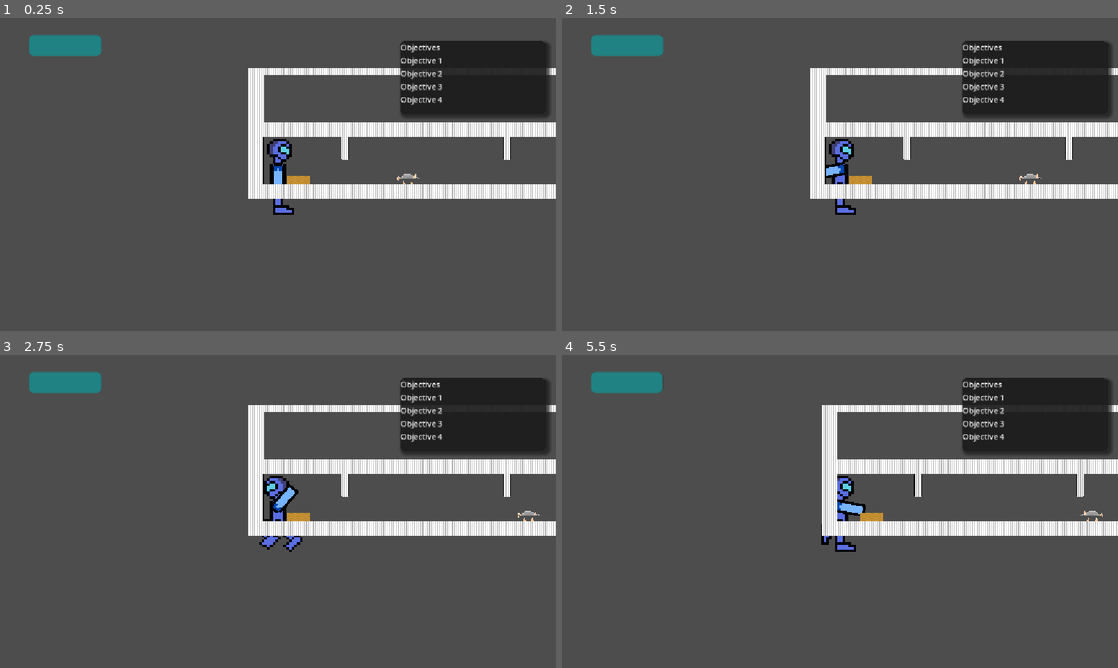
Above: before the commit, frames 1-4 (two rows, left to right).
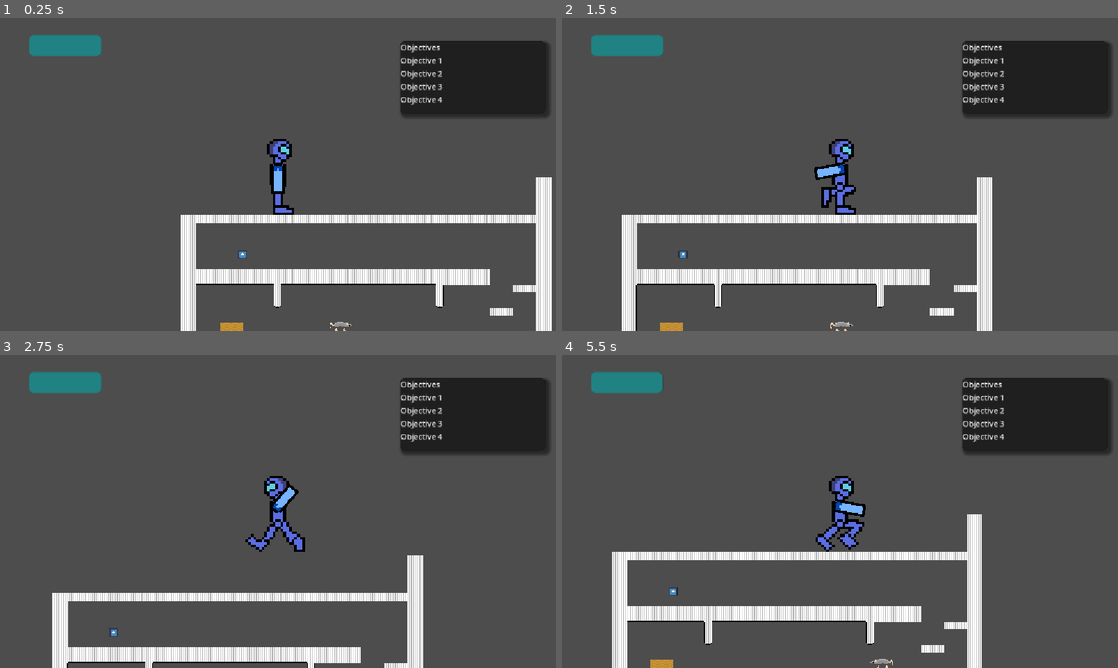
Above: after the commit, the same moments.

Repository: Milo-Griffiths/GameJam-Time
Game: Godot game, scene res://scenes/levels/Level3.tscn
The game is run twice, just before and just after one commit, with the same random seed, the same clock (stepped at 60 frames per second) and the same inputs. This scene is started directly instead of the project's main scene. The engine's default icon, where the game draws it, is replaced by a stand-in: a white triangle on a blue panel in a dark square.
Inputs (mouse positions are in pixels of both pictures, inside the frame that each line leads up to):
- Up to frame 1 (0.25 s): no input
- Up to frame 2 (1.5 s): move the mouse to (962, 158) at 0.52 s; hold Right (right) from 0.53 s (still down); tap Up (up) at 0.6, 0.77, 1.07 s; move the mouse to (728, 190) at 1.27 s; tap Q (Interact) at 1.35 s
- Up to frame 3 (2.75 s): tap Up (up) at 1.52, 1.55, 1.82, 2.3 s; move the mouse to (333, 442) at 2.02 s; release Right (right) at 2.03 s; hold A (left) from 2.03 s (still down); click (333, 442) at 2.1 s
- Up to frame 4 (5.5 s): move the mouse to (812, 574) at 2.77 s; release A (left) at 2.78 s; hold Right (right) 2.78-4.28 s; tap Up (up) at 2.85, 3.02, 3.32, 3.77, 3.8, 4.07, 4.52, 4.55, 4.82, 5.1 s; move the mouse to (1006, 558) at 3.52 s; hold Q (Interact) 3.53-4.28 s; move the mouse to (673, 464) at 4.27 s; hold A (left) 4.28-5.03 s; click (673, 464) at 4.35 s; move the mouse to (867, 511) at 5.02 s; hold Right (right) from 5.03 s (still down)

The runs differ from the first frame. In frame 1, 14% of the frame differs, in the area x 32-100%, y 16-100%; in frame 2, 14%; in frame 3, 14%; in frame 4, 14%.

Commit message:
added stasis

Diff:
--- a/scenes/levels/Level1.tscn
+++ b/scenes/levels/Level1.tscn
@@ -4,6 +4,7 @@
 [ext_resource type="Script" uid="uid://b8k1673xxvj4t" path="res://scripts/Level1Manager.gd" id="1_fh0io"]
 [ext_resource type="PackedScene" uid="uid://d2cqe4xbq701h" path="res://scenes/player.tscn" id="2_j08sa"]
 [ext_resource type="PackedScene" uid="uid://cepnbm7s71wqk" path="res://scenes/Enemies/rat.tscn" id="3_x4si1"]
+[ext_resource type="PackedScene" uid="uid://crnbpy1uvjdxl" path="res://scenes/stasis.tscn" id="5_68ib6"]
 
 [sub_resource type="PhysicsMaterial" id="PhysicsMaterial_4eolq"]
 
@@ -6908,5 +6909,9 @@
 [node name="SceneLoader" type="Node2D" parent="." unique_id=2142079014]
 script = ExtResource("1_fh0io")
 
+[node name="stasis" parent="." unique_id=293602661 instance=ExtResource("5_68ib6")]
+position = Vector2(1514, 25)
+scene = "Level3"
+
 [connection signal="killed" from="Rat" to="SceneLoader" method="enemykilled"]
 [connection signal="killed" from="Rat2" to="SceneLoader" method="enemykilled"]
--- a/scenes/levels/Level3.tscn
+++ b/scenes/levels/Level3.tscn
@@ -3,6 +3,7 @@
 [ext_resource type="PackedScene" uid="uid://d2cqe4xbq701h" path="res://scenes/player.tscn" id="1_53p26"]
 [ext_resource type="Texture2D" uid="uid://b6uyl5pja4o4n" path="res://assets/levels/HospitalTilemap.png" id="2_g0tkw"]
 [ext_resource type="PackedScene" uid="uid://cepnbm7s71wqk" path="res://scenes/Enemies/rat.tscn" id="3_3825t"]
+[ext_resource type="PackedScene" uid="uid://crnbpy1uvjdxl" path="res://scenes/stasis.tscn" id="4_g0tkw"]
 
 [sub_resource type="TileSetAtlasSource" id="TileSetAtlasSource_2basl"]
 texture = ExtResource("2_g0tkw")
@@ -142,7 +143,7 @@
 [node name="Level3" type="Node2D" unique_id=878828158]
 
 [node name="player" parent="." unique_id=1097559639 instance=ExtResource("1_53p26")]
-position = Vector2(6, 13)
+position = Vector2(153, -307)
 SPEED = 300.0
 JUMP_VELOCITY = -400.0
 
@@ -155,3 +156,7 @@
 position = Vector2(262, 21)
 scale = Vector2(1.6876224, 1.763763)
 path = "Level3"
+
+[node name="stasis" parent="." unique_id=293602661 instance=ExtResource("4_g0tkw")]
+position = Vector2(80, -127)
+scene = "Level1"
--- /dev/null
+++ b/scenes/stasis.gd
@@ -0,0 +1,8 @@
+extends Node2D
+
+@export var scene = ""
+
+signal mysignal
+
+func _ready() -> void:
+	mysignal.emit(scene)
--- /dev/null
+++ b/scenes/stasis.tscn
@@ -0,0 +1,27 @@
+[gd_scene format=3 uid="uid://crnbpy1uvjdxl"]
+
+[ext_resource type="Script" uid="uid://calr5m88skrmq" path="res://scenes/stasis.gd" id="1_7r2ri"]
+[ext_resource type="Texture2D" uid="uid://rx6shysrh1ml" path="res://icon.svg" id="1_jcb4j"]
+[ext_resource type="Script" uid="uid://cfbny1qt2j8uk" path="res://scenes/stasisCollision.gd" id="2_if1ug"]
+
+[sub_resource type="CircleShape2D" id="CircleShape2D_ylny4"]
+
+[node name="stasis" type="Node2D" unique_id=293602661]
+script = ExtResource("1_7r2ri")
+
+[node name="Area2D" type="Area2D" parent="." unique_id=1376775889]
+collision_mask = 3
+
+[node name="CollisionShape2D" type="CollisionShape2D" parent="Area2D" unique_id=844828763]
+shape = SubResource("CircleShape2D_ylny4")
+script = ExtResource("2_if1ug")
+
+[node name="Sprite2D" type="Sprite2D" parent="Area2D" unique_id=957119534]
+position = Vector2(-0.5000019, 0.4999981)
+scale = Vector2(0.14843749, 0.1484375)
+texture = ExtResource("1_jcb4j")
+
+[connection signal="mysignal" from="." to="Area2D/CollisionShape2D" method="_on_stasis_mysignal"]
+[connection signal="body_entered" from="Area2D" to="Area2D/CollisionShape2D" method="_on_area_2d_body_entered"]
+[connection signal="body_exited" from="Area2D" to="Area2D/CollisionShape2D" method="_on_area_2d_body_exited"]
+[connection signal="input_event" from="Area2D" to="Area2D/CollisionShape2D" method="_on_area_2d_input_event"]
--- /dev/null
+++ b/scenes/stasisCollision.gd
@@ -0,0 +1,28 @@
+extends CollisionShape2D
+var level1 = preload("res://scenes/levels/Level1.tscn")
+var inside = false
+var scene = ""
+
+# Called when the node enters the scene tree for the first time.
+func _ready() -> void:
+	pass # Replace with function body.
+
+
+# Called every frame. 'delta' is the elapsed time since the previous frame.
+func _process(delta: float) -> void:
+	if inside == true && Input.is_action_just_pressed("up"):
+		loadscene()
+
+func loadscene():
+	get_tree().change_scene_to_file(scene)
+
+
+func _on_area_2d_body_exited(body: CharacterBody2D) -> void:
+	inside = false
+
+func _on_area_2d_body_entered(body: CharacterBody2D) -> void:
+	inside = true
+
+
+func _on_stasis_mysignal(sc: String) -> void:
+	scene = "res://scenes/levels/"+sc+".tscn"
Not shown, added: scenes/stasis.gd.uid
Not shown, added: scenes/stasisCollision.gd.uid
